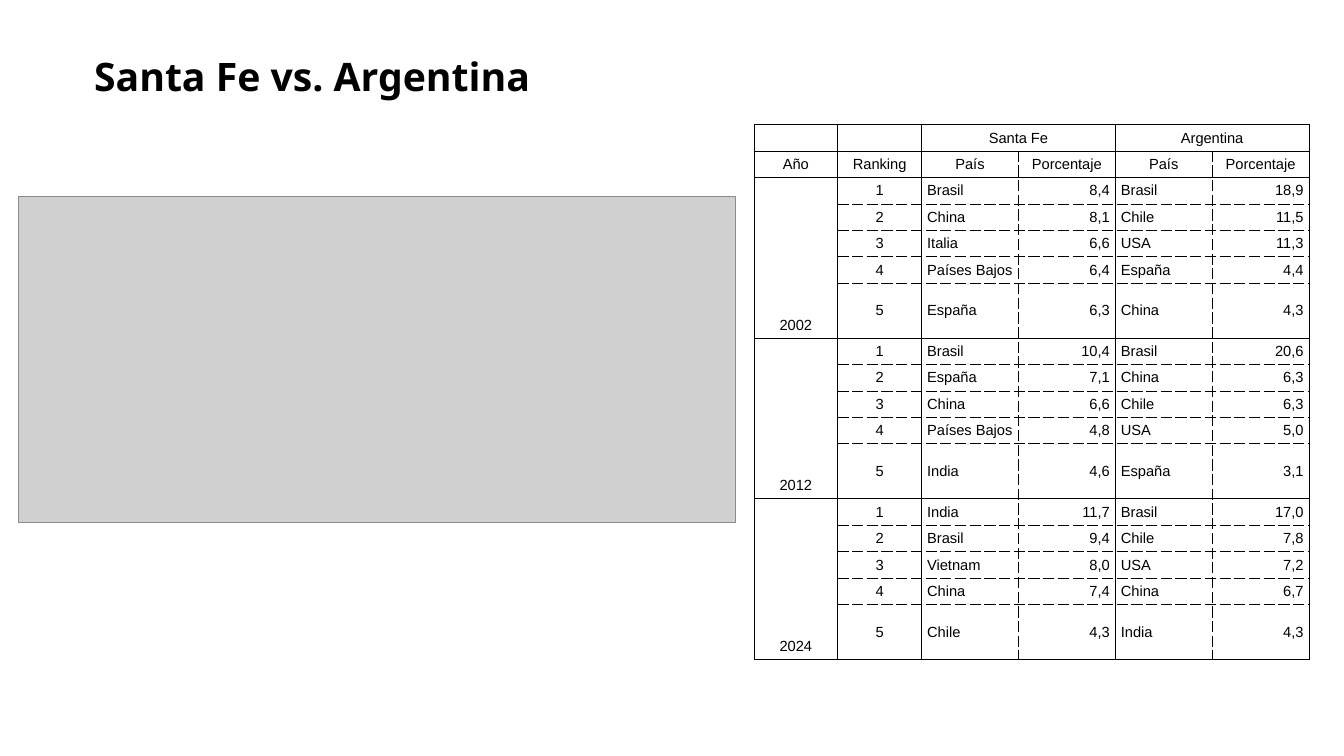
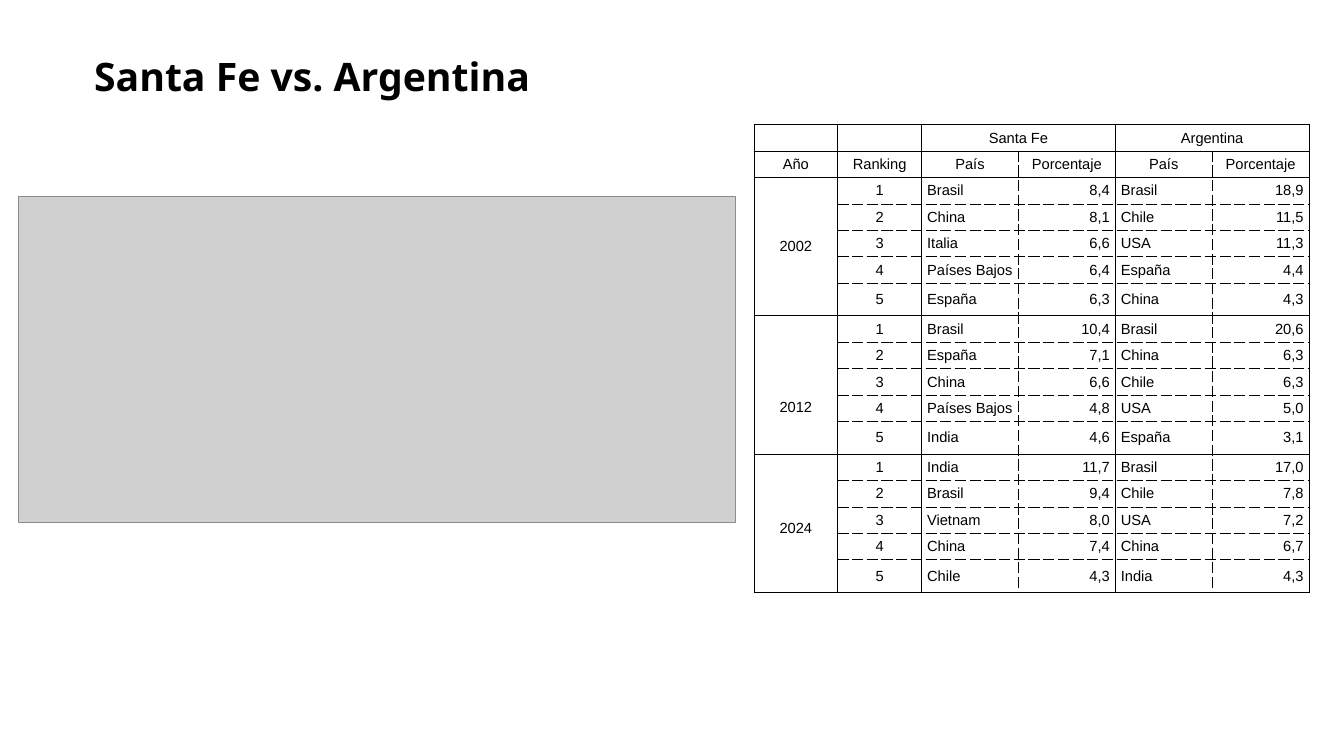
Before and after one commit to franlecam/Paper-ITCRM.SF, a slide deck: slide 5 of Archivos de trabajo/Yami/Paper ITCRM avances.pptx. Drawn at 1344x756 pixels with LibreOffice and Linux fonts; fonts in the diff are those of the drawing; grey boxes stand for pictures; background and template pictures are left out. Boxes give left, top, right and bottom in pixels: in the first picture for what was removed or moved away, otherwise in the second. Text is boxed around its words. In the diff, an @@ line names an element or a change of style, - is before the commit and + after.

```diff
--- a/Archivos de trabajo/Yami/Paper ITCRM avances.pptx
+++ b/Archivos de trabajo/Yami/Paper ITCRM avances.pptx
@@ table at [754,125,1309,646] @@
@@ less space between paragraphs @@
```
Also in this commit, not shown: 1 other slide changed, 1 other file.
